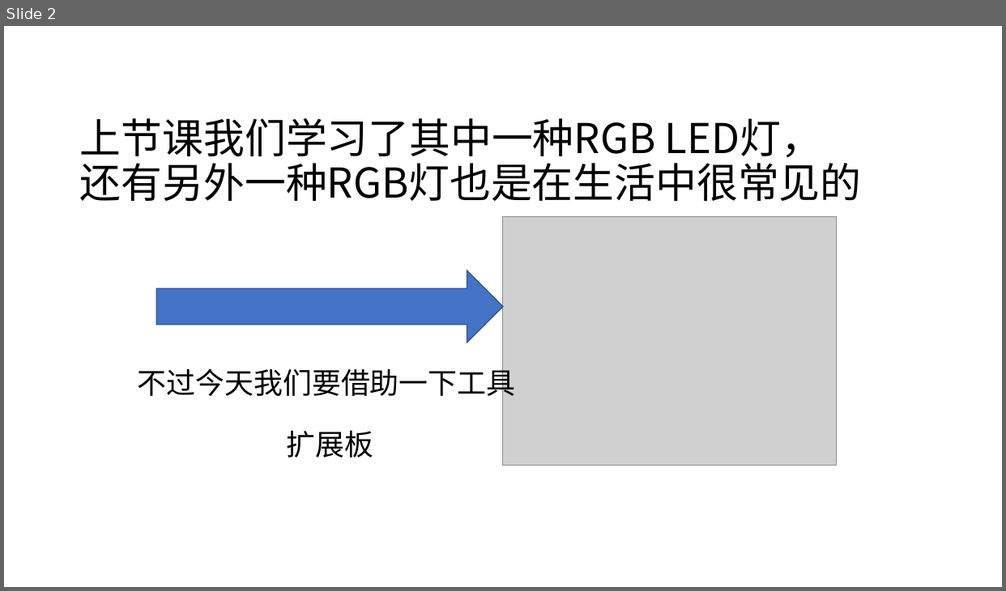
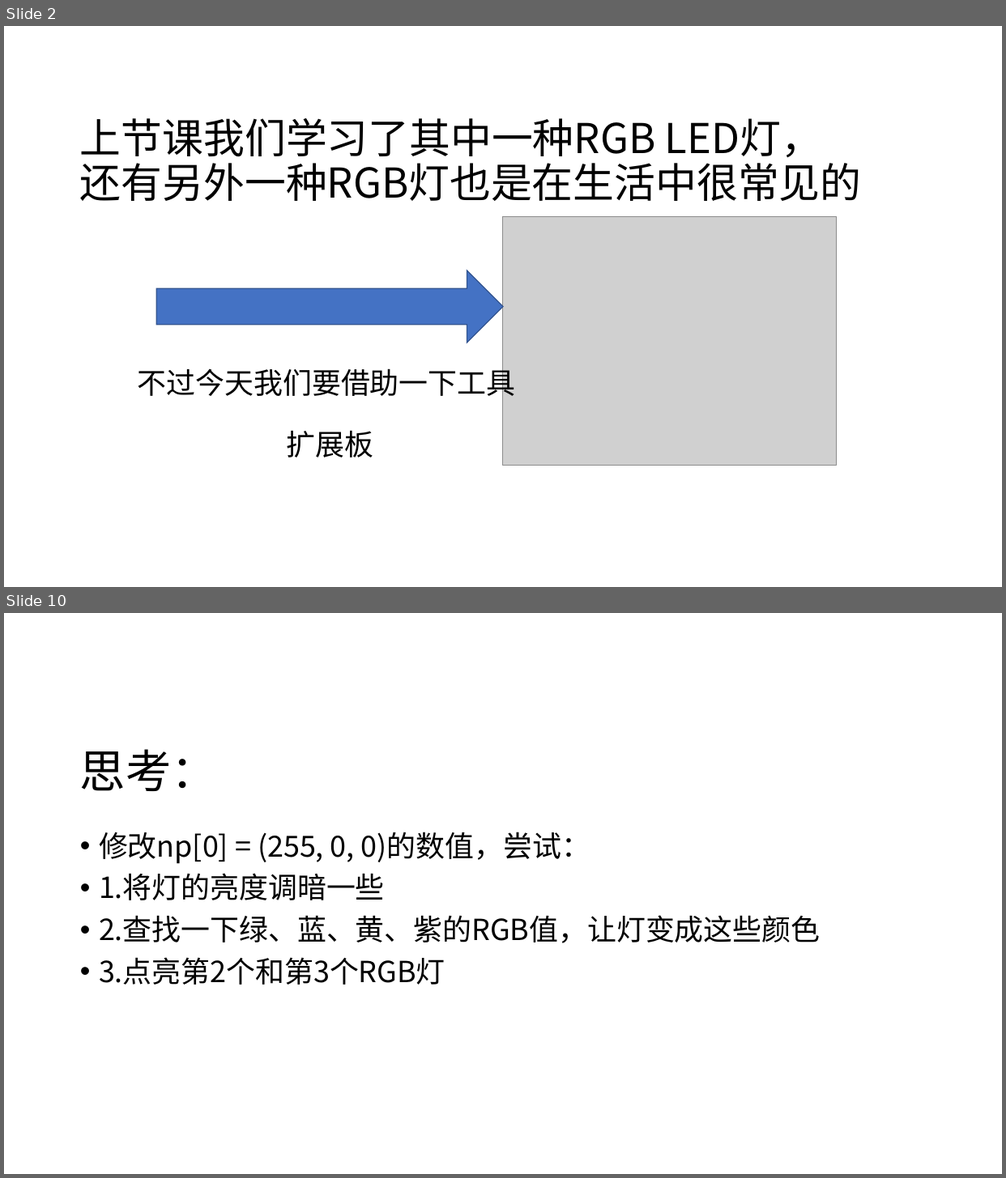
Before and after one commit to chenjiegd/microbit_Repository, a slide deck: micro_bit/microbit课件/4.点亮RGB灯.pptx. Shown one above the other, each under a label of ours: slide 2 before the commit, slides 2 and 10 after it; the slides between them are not shown. The pictures are 1006x591 and 1006x1178 pixels, drawn with LibreOffice and Linux fonts; fonts in the diff are those of the drawing; grey boxes stand for pictures. Boxes give left, top, right and bottom in pixels: in the first picture for what was removed or moved away, otherwise in the second. Text is boxed around its words. In the diff, an @@ line names an element or a change of style, - is before the commit and + after.

```diff
--- a/micro_bit/microbit课件/4.点亮RGB灯.pptx
+++ b/micro_bit/microbit课件/4.点亮RGB灯.pptx
@@ slide 10 added at [4,613,1002,1174], background #FFFFFF @@
@@ title added at [80,749,217,791], 44 pt, text #000000 @@
+思考：
@@ text added at [99,832,820,985], 28 pt, text #000000 @@
+• 修改np[0] = (255, 0, 0)的数值，尝试：
+• 1.将灯的亮度调暗一些
+• 2.查找一下绿、蓝、黄、紫的RGB值，让灯变成这些颜色
+• 3.点亮第2个和第3个RGB灯
```
Also in this commit, not shown: 17 other slides added, 1 slide removed.
